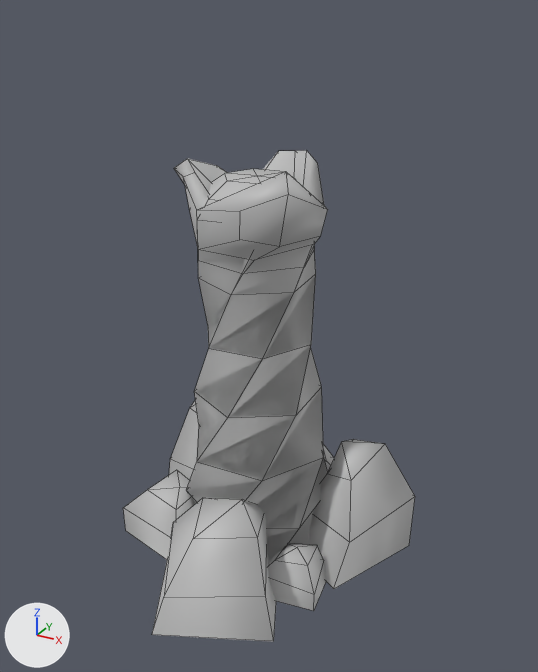
The FBX model Assets/Props/LavaSpoutMesh.fbx: old version first, new version second.
The view is the same before and after, from a 50 mm camera at (0.0427, -0.0747, 0.0684) aimed at (0.0019, -0.0005, 0.0313). The axes (+X, +Y, +Z) are drawn at lower left. The lights are the same throughout. Mesh edges are drawn as thin lines. Where no turn or scale is listed for an object, it has been applied to the vertices.

Names of what the first picture shows: 'RockBase', 'SolidSpout', 'Spout'.
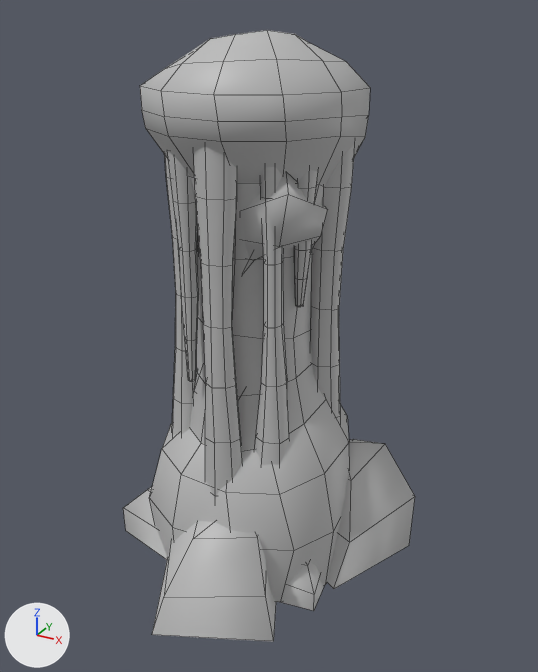
Location of each change, (x1, y1, x2, y2) in pixels of the pictures (538 x 672 px):
```json
{"object": "Core_Ice_Pillar", "change": "added", "after": [140, 30, 370, 602], "faces in mat_rock_mat (grey #bcbcbc)": [140, 30, 370, 602], "faces in mat_lava_mat (grey #bcbcbc)": [190, 177, 326, 451]}
{"object": "Protective_Icicles", "change": "added", "after": [164, 144, 355, 498]}
{"object": "SolidSpout", "change": "unchanged, covered by the edit", "before": [174, 150, 328, 560], "after": [197, 173, 328, 383]}
{"object": "Spout", "change": "unchanged, covered by the edit", "before": [187, 169, 323, 528]}
```

The change, as JSON lines over the scene's bpy script:
```json
{"op": "add", "block": "me_mesh_003", "code": ["me_mesh_003 = bpy.data.meshes.new('Mesh.003')", "me_mesh_003.from_pydata(...)  # 157 vertices, 156 faces; spans x -0.0137..0.0132, y -0.0135..0.0127, z 0.0..0.0664", "# faces by material slot: [108, 48]", "me_mesh_003.materials.append(mat_rock_mat)  # grey #bcbcbc", "me_mesh_003.materials.append(mat_lava_mat)  # grey #bcbcbc"]}
{"op": "add", "block": "me_mesh_004", "code": ["me_mesh_004 = bpy.data.meshes.new('Mesh.004')", "me_mesh_004.from_pydata(...)  # 503 vertices, 427 faces; spans x -0.0113..0.0117, y -0.012..0.012, z -0.0217..0.0289", "me_mesh_004.materials.append(mat_rock_mat)  # grey #bcbcbc"]}
{"op": "add", "block": "ob_core_ice_pillar", "code": ["ob_core_ice_pillar = bpy.data.objects.new('Core_Ice_Pillar', me_mesh_003)", "ob_core_ice_pillar.location = (0.0, 0.0, 0.0)"]}
{"op": "add", "block": "ob_protective_icicles", "code": ["ob_protective_icicles = bpy.data.objects.new('Protective_Icicles', me_mesh_004)", "ob_protective_icicles.location = (-0.0002, -0.0003, 0.0289)"]}
```
